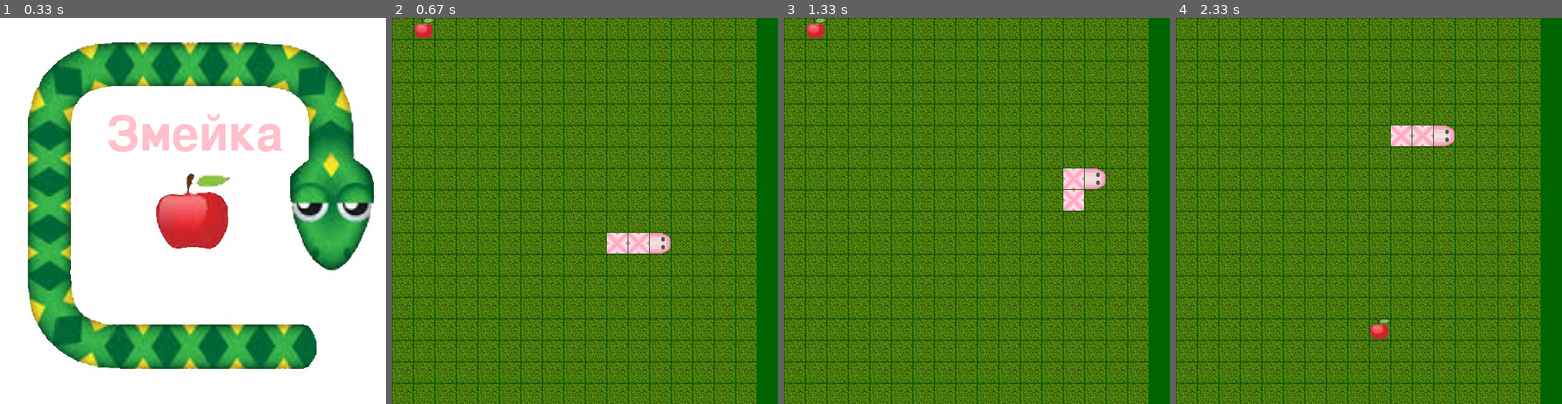
Above: before the commit, frames 1-4 (left to right).
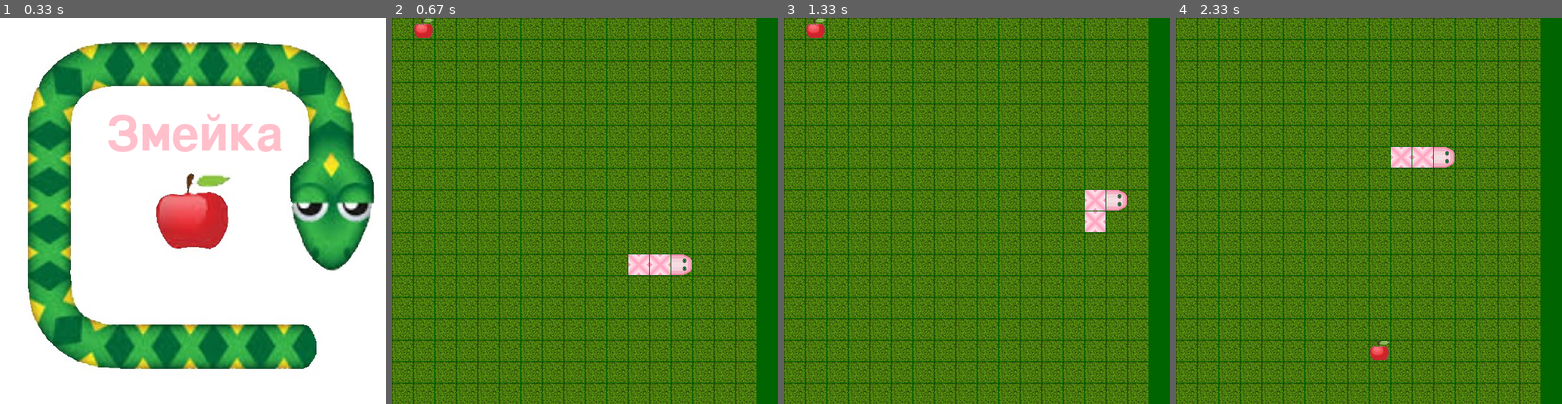
Above: after the commit, the same moments.

Repository: Kazan-Strelnikova/python
Game: pygame game, started from projectPYGAME.py
Same seed, same stepped clock (60 frames per second), same inputs: the game is played once before the commit and once after it.
Inputs:
- Up to frame 1 (0.33 s): no input
- Up to frame 2 (0.67 s): hold Right from 0.33 s (still down)
- Up to frame 3 (1.33 s): release Right at 0.8 s; hold Up 0.83-1.13 s; hold Right from 1.17 s (still down)
- Up to frame 4 (2.33 s): release Right at 1.63 s; hold Down from 2.23 s (still down)

Frame 1 is identical in both runs. In frame 2, 1.7% of the frame differs, in the area x 55-78%, y 55-67%; in frame 3, 1.7%; in frame 4, 2.1%, in the area x 50-73%, y 27-89%.

Commit message:
Add files via upload
Исправленный код.

Diff:
--- a/projectPYGAME.py
+++ b/projectPYGAME.py
@@ -18,7 +18,7 @@
 RIGHT = 'right'
 
 HEAD = 0
-
+cell = size[0] // 29#кол-во клеточек
 
 def load_image(name):
     fullname = os.path.join(name)
@@ -31,7 +31,9 @@
     sys.exit()
 
 
+
 def runGame():
+    global headpos
     screen.fill((0, 100, 0))
     all_sprites.draw(screen)
     # Set a random start point.
@@ -83,6 +85,7 @@
         elif direction == RIGHT:
             newHead = {'x': snake[HEAD]['x'] + 1, 'y': snake[HEAD]['y']}
         snake.insert(0, newHead)
+        headpos = newHead
 
         drawSnake(snake, direction)
         drawApple(apple)
@@ -150,7 +153,7 @@
         level_map = [line.strip() for line in mapFile]
     # и подсчитываем максимальную длину
     max_width = max(map(len, level_map))
-    cell = max_width
+    #cell = max_width если поле больше экрана
     # дополняем каждую строку пустыми клетками ('.')
     return list(map(lambda x: x.ljust(max_width, '.'), level_map))
 
